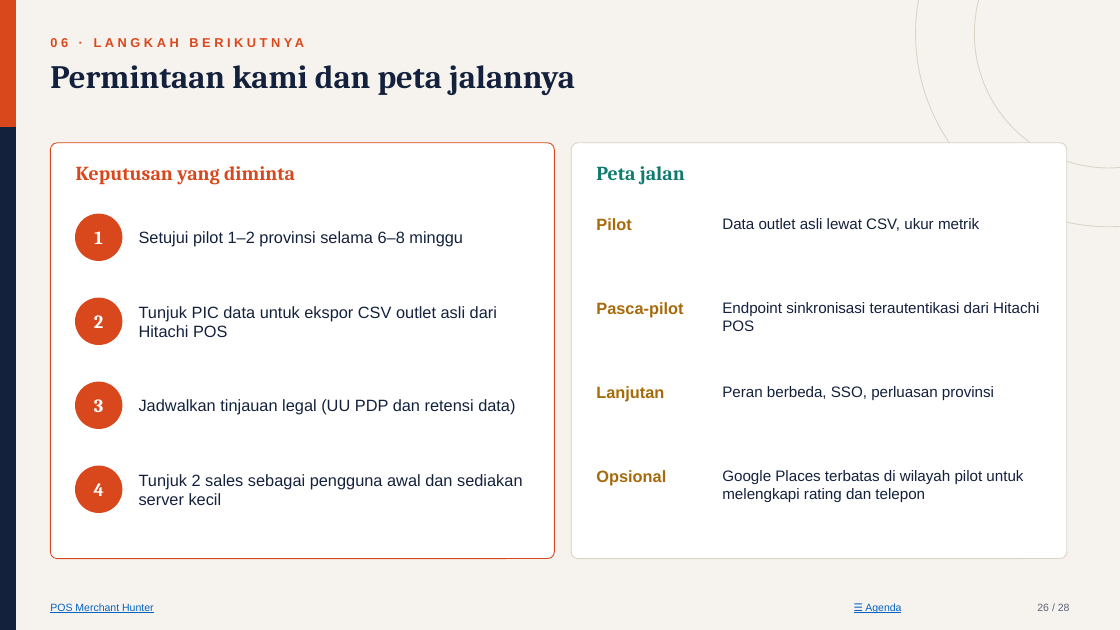
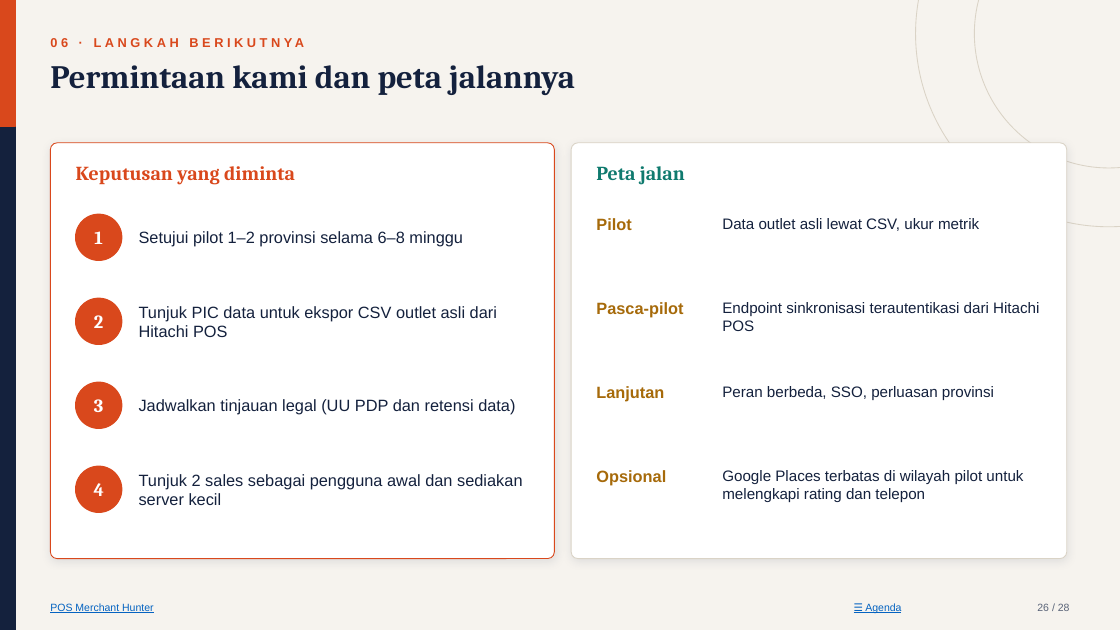
Before and after one commit to ziancuk/merchant-hunter, a slide deck: slide 26 of POS-Merchant-Hunter_Presentasi-Manajemen.pptx. Drawn at 1120x630 pixels with LibreOffice and Linux fonts; fonts in the diff are those of the drawing. Boxes give left, top, right and bottom in pixels: in the first picture for what was removed or moved away, otherwise in the second. Text is boxed around its words. In the diff, an @@ line names an element or a change of style, - is before the commit and + after.

```diff
--- a/POS-Merchant-Hunter_Presentasi-Manajemen.pptx
+++ b/POS-Merchant-Hunter_Presentasi-Manajemen.pptx
@@ rounded rectangle at (50,143,555,559): shadow on @@
@@ rounded rectangle at (571,143,1067,559): shadow on @@
```
Also in this commit, not shown: 26 other slides changed, 1 other file.
